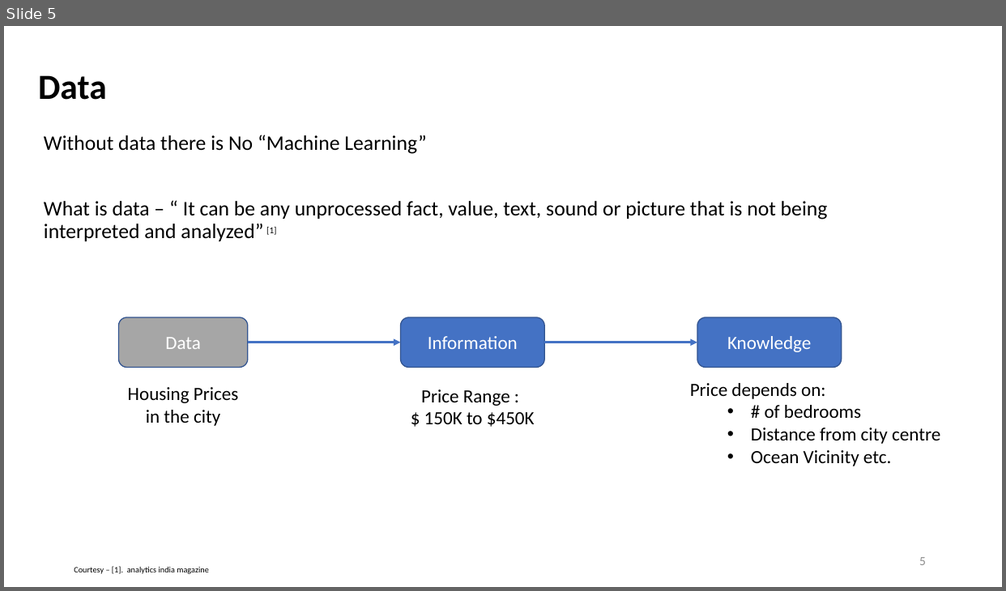
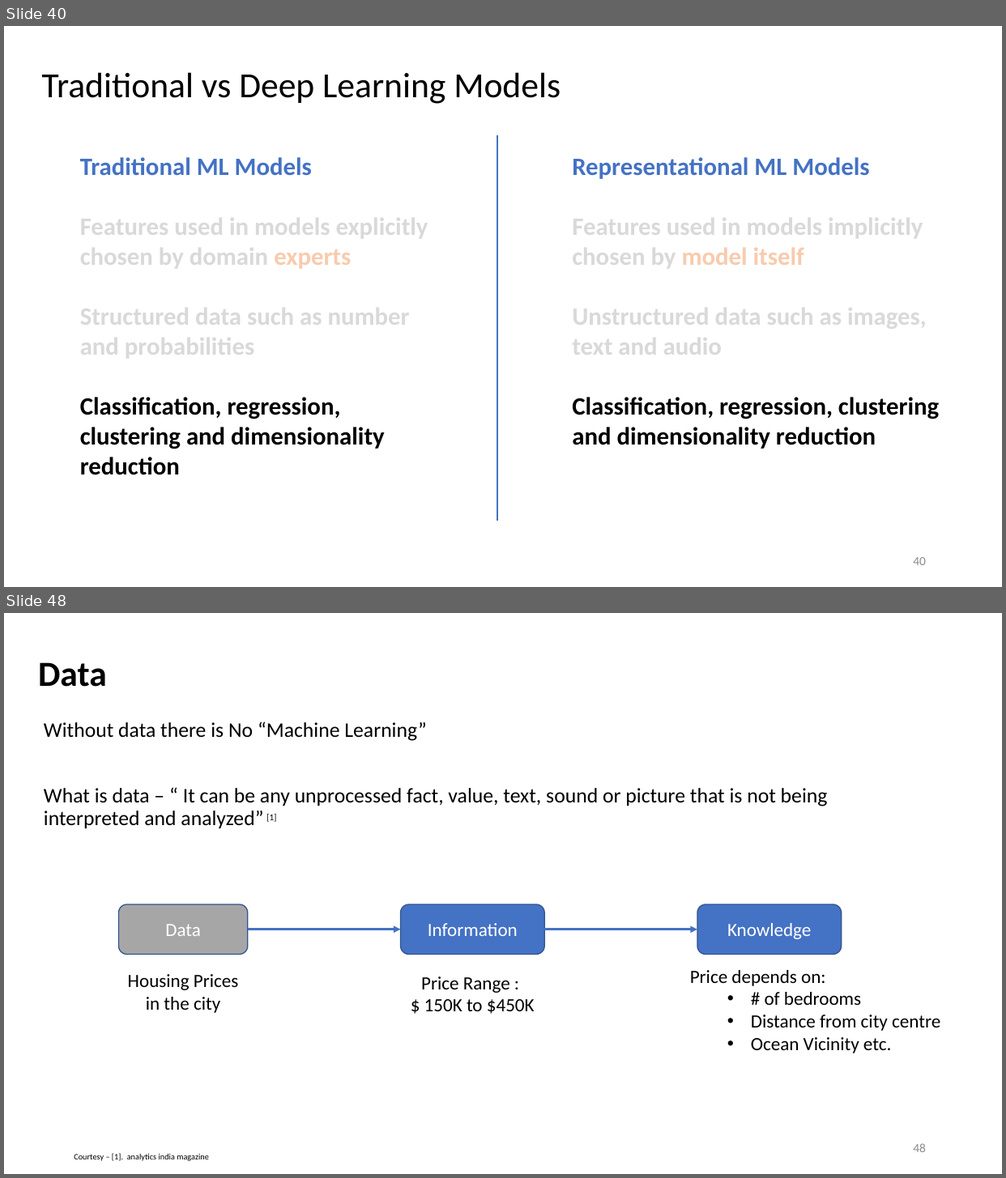
Before and after one commit to khemrajsawant/ML, a slide deck: Machine Learning.pptx. Shown one above the other, each under a label of ours: slide 5 before the commit, slides 40 and 48 after it; the slides between them are not shown. The pictures are 1006x591 and 1006x1178 pixels, drawn with LibreOffice and Linux fonts; fonts in the diff are those of the drawing. Boxes give left, top, right and bottom in pixels: in the first picture for what was removed or moved away, otherwise in the second. Text is boxed around its words. In the diff, an @@ line names an element or a change of style, - is before the commit and + after.

```diff
--- a/Machine Learning.pptx
+++ b/Machine Learning.pptx
@@ slide 40 added at (4, 26, 1002, 587), background #FFFFFF @@
@@ title added at (42, 72, 560, 104), 34 pt, text #000000 @@
+Traditional vs Deep Learning Models
@@ line added from (497, 135) to (497, 521), #4472C4 1.5 pt @@
@@ text added at (80, 157, 428, 476), 24 pt, text #D9D9D9, bold @@
+Traditional ML Models
+Features used in models explicitly chosen by domain experts
+Structured data such as number and probabilities
+Classification, regression, clustering and dimensionality reduction
@@ text added at (572, 157, 939, 449), 24 pt, text #D9D9D9, bold @@
+Representational ML Models
+Features used in models implicitly chosen by model itself
+Unstructured data such as images, text and audio
+Classification, regression, clustering and dimensionality reduction
@@ page number added at (913, 557, 926, 565), 12 pt, text #8C8C8C @@
+40
@@ what was slide 5 is now slide 48 @@
@@ page number at (913, 1144, 926, 1152): text changed @@
-5
+48
```
Also in this commit, not shown: 2 slides changed, 48 other slides added.
